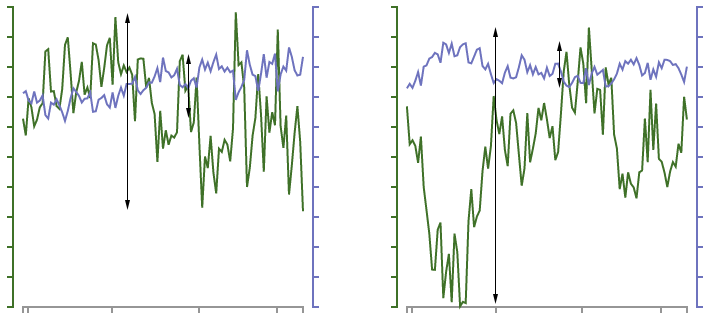
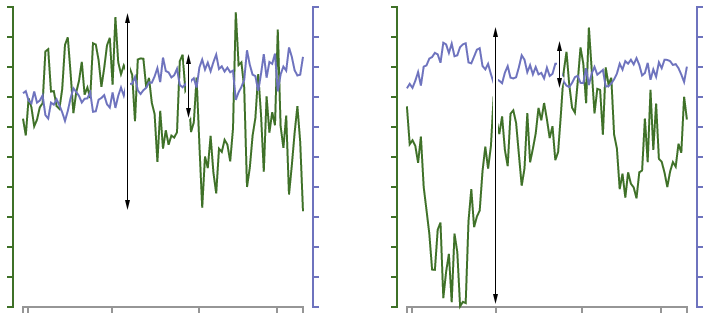
Comparing the layer stacks of the two 712 × 322 images. Changes:
pixels changed over (x1=125, y1=61, x2=564, y2=132) (layer not identified)
